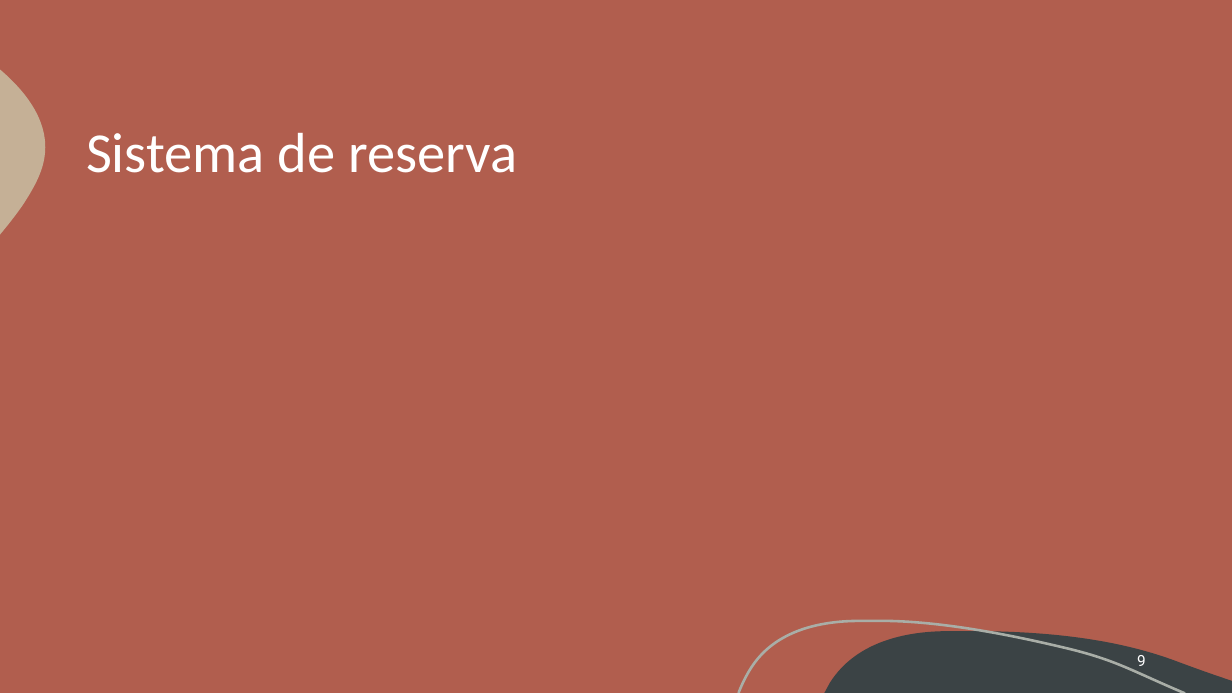
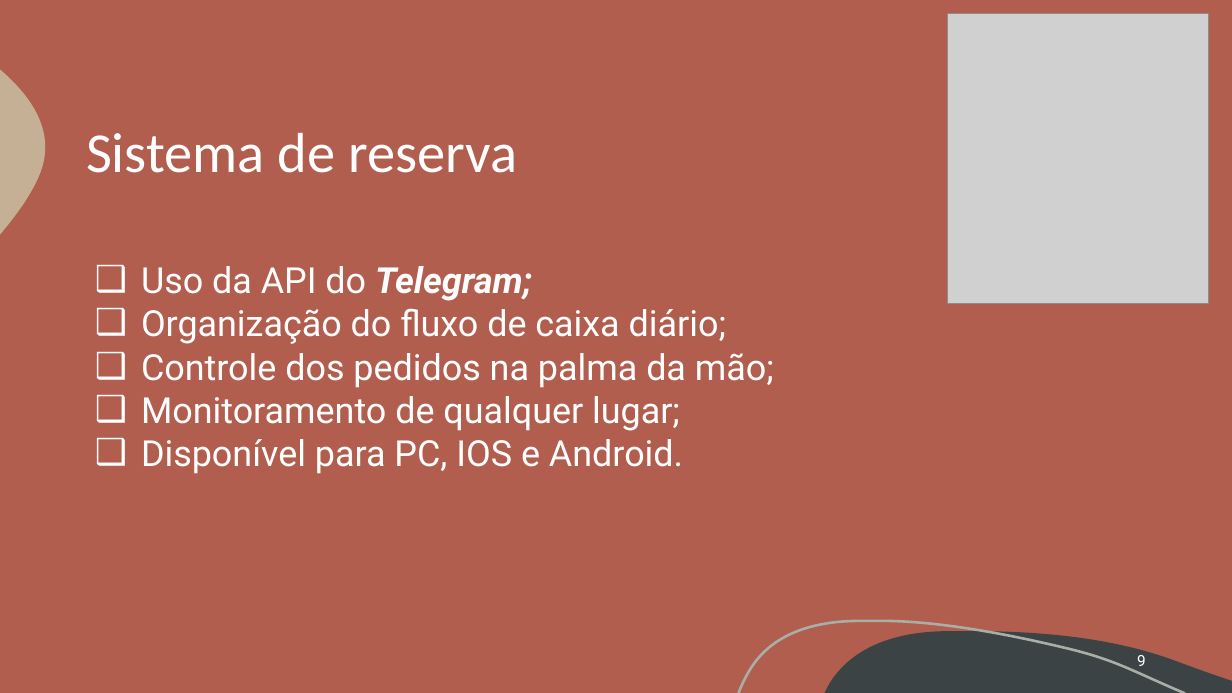
Before and after one commit to G4brielSilva/Focus-Trainee, a slide deck: slide 9 of Site/Acaiá Coffee Shop.pptx. Drawn at 1232x693 pixels with LibreOffice and Linux fonts; fonts in the diff are those of the drawing; grey boxes stand for pictures. Boxes give left, top, right and bottom in pixels: in the first picture for what was removed or moved away, otherwise in the second. Text is boxed around its words. In the diff, an @@ line names an element or a change of style, - is before the commit and + after.

```diff
--- a/Site/Acaiá Coffee Shop.pptx
+++ b/Site/Acaiá Coffee Shop.pptx
@@ picture added at (948, 14, 1209, 303) @@
@@ text added at (141, 266, 774, 474), 28 pt, text #FFFFFF @@
+❑ Uso da API do Telegram;
+❑ Organização do fluxo de caixa diário;
+❑ Controle dos pedidos na palma da mão;
+❑ Monitoramento de qualquer lugar;
+❑ Disponível para PC, IOS e Android.
```
Also in this commit, not shown: 1 slide added, 1 slide removed, 1 other file.
